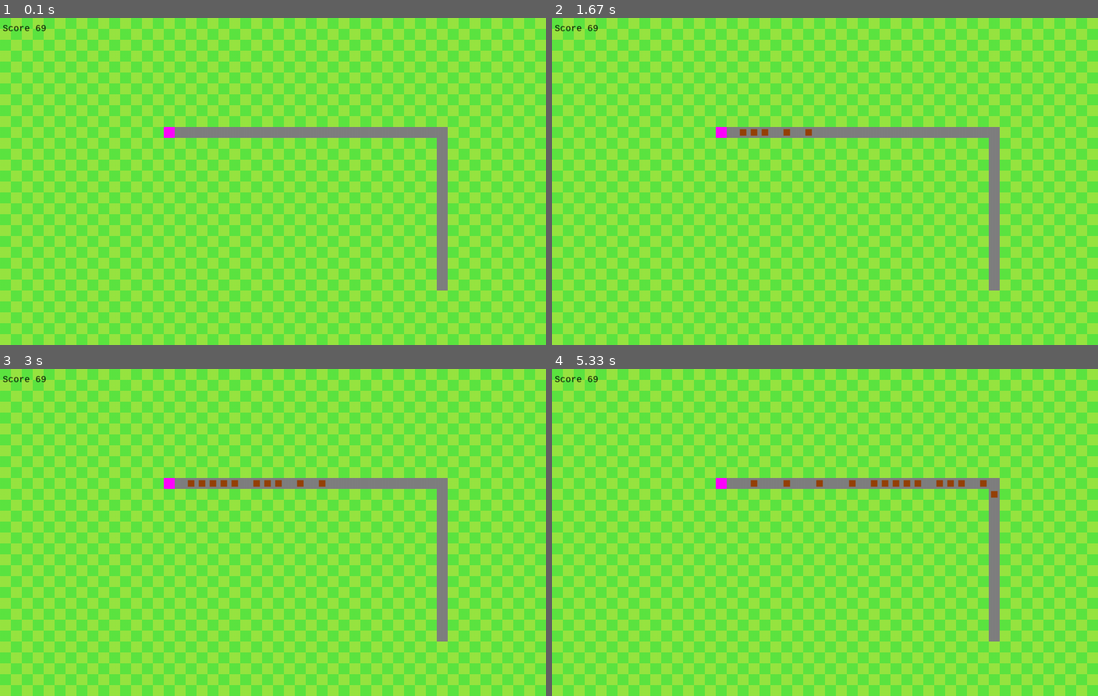
Above: before the commit, frames 1-4 (two rows, left to right).
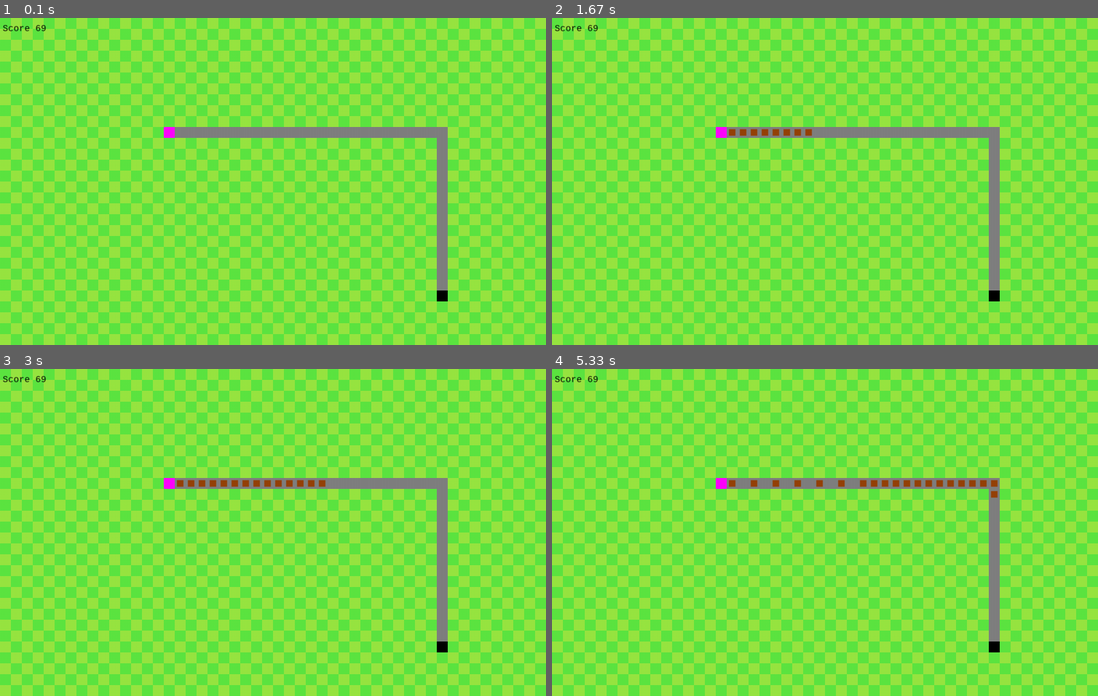
Above: after the commit, the same moments.

Repository: slin-j/funny_projects
Game: pygame game, started from py/minegame/main.py
The game is run twice, just before and just after one commit, with the same random seed, the same clock (stepped at 60 frames per second) and the same inputs.
Inputs:
- Up to frame 1 (0.1 s): no input
- Up to frame 2 (1.67 s): tap F at 0.33, 0.73, 1.03, 1.23, 1.57 s
- Up to frame 3 (3 s): tap F at 1.87, 2.07, 2.37, 2.63 s
- Up to frame 4 (5.33 s): no input

The runs differ from the first frame. In frame 1, less than 0.1% of the frame differs, in the area x 80-82%, y 83-87%; in frame 2, 0.2%; in frame 3, 0.2%; in frame 4, 0.4%, in the area x 32-82%, y 33-87%.

Commit message:
added a way to exit conveyors and a prototype storage container

Diff:
--- a/py/minegame/main.py
+++ b/py/minegame/main.py
@@ -6,6 +6,7 @@
 import resource_collect
 import transport
 import entity
+import storage
 
 SCR_WIDTH = 1000
 SCR_HEIGHT = 600
@@ -19,11 +20,15 @@
 
 game_map = environment.earth(game_surface)
 miner1 = resource_collect.miner((15*20,10*20))
+cont1 = storage.storage_container((40*20,25*20))
 #conv1 = transport.conveyor_belt([(16*20,10*20), (17*20,10*20), (18*20,10*20), (19*20,10*20), (20*20,10*20), (21*20,10* …(215 unchanged characters)…
 
 conveyor_list = []
 conveyor_list.append(transport.conveyor_belt([(x*20,10*20) for x in range(16,40)] +
                                              [(40*20,y*20) for y in range(10,25)]))
+
+miner1.set_adjecent_belt(conveyor_list[0])
+cont1.set_input_belt(conveyor_list[0])
 
 font_normal = pygame.font.SysFont("monospace",16)
 
@@ -46,15 +51,20 @@
 
     for c in conveyor_list:
         c.move_materials()
-    print(len(miner1.internal_buffer))
+
     if miner1.update_spawner() > 0:
-        if conveyor_list[0].is_first_piece_empty() == True:
-            conveyor_list[0].add_material(miner1.get_material_from_buffer(1)[0])
+        if miner1.adjecent_belt != None and miner1.adjecent_belt.is_first_piece_empty() == True:
+            miner1.adjecent_belt.add_material(miner1.get_material_from_buffer(1)[0])
+
+    cont1.get_mat_from_input()
+
+    print(len(cont1.storage))
 
     # draw plain map
     game_map.draw_dbg_grid(SCR_HEIGHT, SCR_WIDTH)
     # draw machines and belts on map
     miner1.draw_shape(game_map.bg)
+    cont1.draw_shape(game_map.bg)
     for c in conveyor_list:
         c.draw_shape_with_materials(game_map.bg)
 
--- a/py/minegame/resource_collect.py
+++ b/py/minegame/resource_collect.py
@@ -6,13 +6,17 @@
 
 class miner:
     def __init__(self, position:tuple) -> None:
-        self.PRODUCTION_RATE = 600e6 # 400ms
+        self.PRODUCTION_RATE = 400e6 # 400ms
         self.last_update = time.time_ns()
 
         if len(position) == 2:
             self.position = position
             self.internal_buffer = []
+            self.adjecent_belt = None
             self.size = (20, 20) # px
+
+    def set_adjecent_belt(self, b):
+        self.adjecent_belt = b
 
     def draw_shape(self, surface:pygame.Surface):
         r = pygame.Rect(self.position, self.size)
--- /dev/null
+++ b/py/minegame/storage.py
@@ -0,0 +1,28 @@
+import pygame
+
+STORAGE_SIZE = 1000
+
+class storage_container:
+    def __init__(self, position:tuple) -> None:
+        if len(position) == 2:
+            self.pos = position
+            self.storage = []
+            self.input_belt = None
+            self.output_belt = None
+            self.size = (20, 20) # px
+
+    def draw_shape(self, surface:pygame.Surface):
+        r = pygame.Rect(self.pos, self.size)
+        pygame.draw.rect(surface, [0, 0 , 0], r)
+
+    def set_input_belt(self, b):
+        self.input_belt = b
+
+    def set_output_belt(self, b):
+        self.output_belt = b
+
+    def get_mat_from_input(self):
+        if len(self.storage) < STORAGE_SIZE:
+            e = self.input_belt.collect_entity()
+            if e != None:
+                self.storage.append(e)
--- a/py/minegame/transport.py
+++ b/py/minegame/transport.py
@@ -7,6 +7,7 @@
     def __init__(self, pos:tuple) -> None:
         self.pos = pos
         self.holding_entity = None # holds entities
+        self.is_standing = False # only really needed for the last piece to ensure the collect only takes it when it waited there for one update-cycle
 
 class conveyor_belt:
     def __init__(self, positions:list[tuple]) -> None:
@@ -32,27 +33,30 @@
         return False
 
     def move_materials(self) -> bool:
-        one_gets_yeeted = False
-        q = 0
-        for p in self.pieces:
-            if p.holding_entity != None:
-                q += 1
         if time.time_ns() - self.last_update >= self.UPDATE_INTERVAL:
             self.last_update += self.UPDATE_INTERVAL
 
             for i in range(len(self.pieces), 0, -1):
                 if i-1 < len(self.pieces) - 1:
+                    self.pieces[i-1].is_standing = False
                     if self.pieces[i].holding_entity == None:
                         self.pieces[i].holding_entity = self.pieces[i-1].holding_entity
                         self.pieces[i-1].holding_entity = None
                 else:
-                    if self.pieces[-1].holding_entity != None: one_gets_yeeted = self.pieces[-1]
-
-            return one_gets_yeeted
-            #todo what to do when belt ends?
+                    if self.pieces[-1].holding_entity != None:
+                        self.pieces[-1].is_standing = True # ready to get collected by input
 
     def is_first_piece_empty(self):
         return self.pieces[0].holding_entity == None #! belt must have a length >0
+
+    # lets you collect the entity on the last belt-piece
+    def collect_entity(self):
+        if self.pieces[-1].is_standing == True:
+            e = self.pieces[-1].holding_entity
+            self.pieces[-1].holding_entity = None; self.pieces[-1].is_standing = False
+            return e
+        return None
+
 
     # def get_positions(self) -> list[tuple]:
     #     return self.positions.copy()
